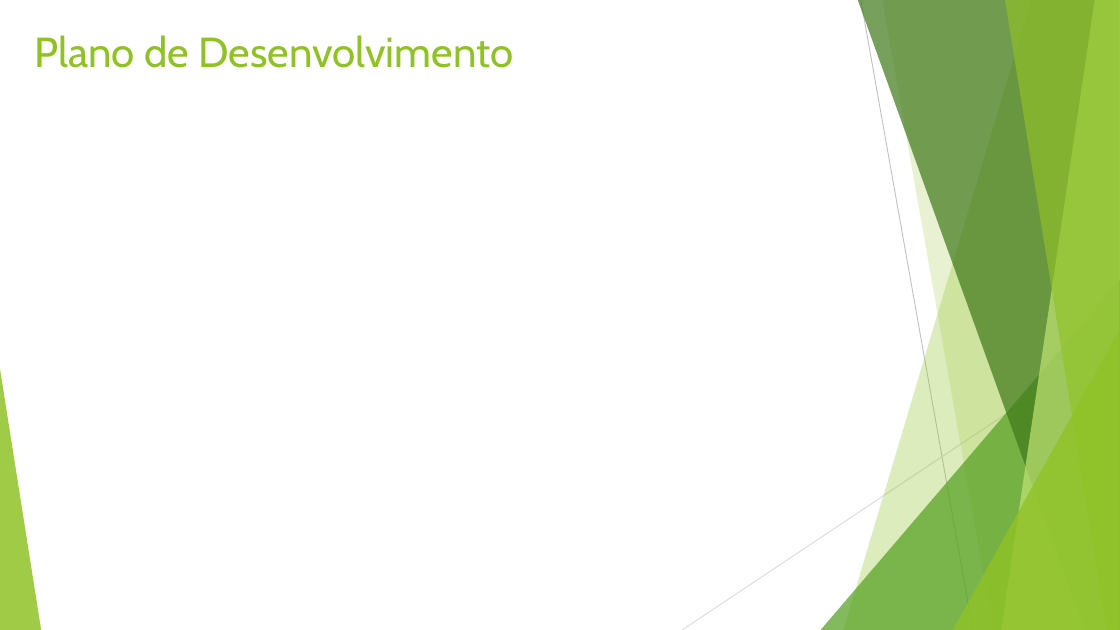
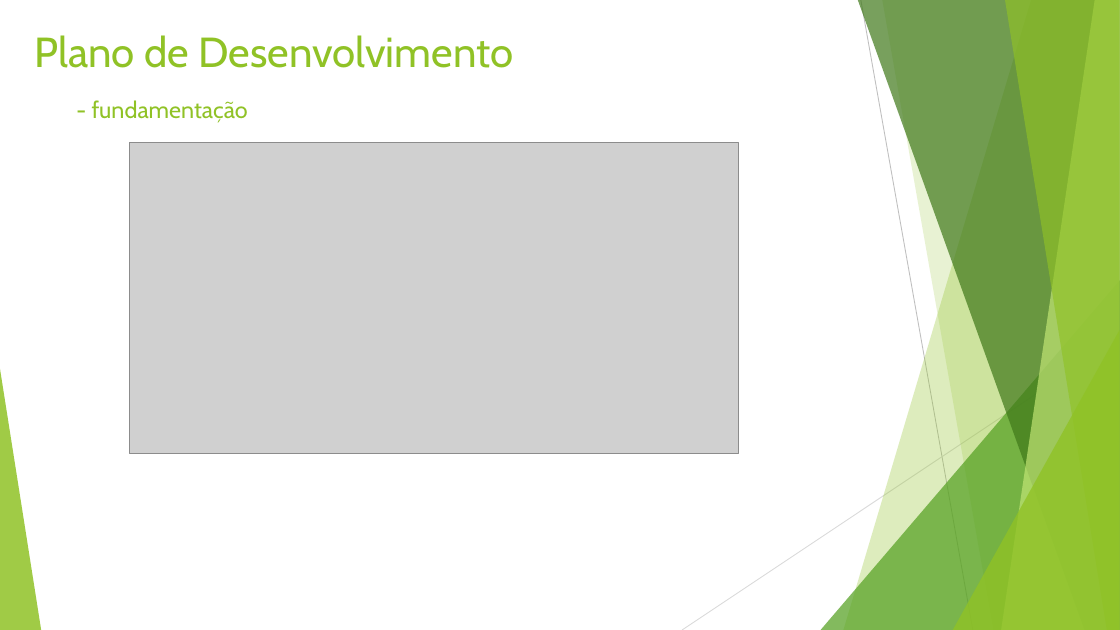
Before and after one commit to vitorjrc/babysitting-system, a slide deck: slide 10 of relatorio/LI4.pptx (slide 12 before the commit). Drawn at 1120x630 pixels with LibreOffice and Linux fonts; fonts in the diff are those of the drawing; grey boxes stand for pictures. Boxes give left, top, right and bottom in pixels: in the first picture for what was removed or moved away, otherwise in the second. Text is boxed around its words. In the diff, an @@ line names an element or a change of style, - is before the commit and + after.

```diff
--- a/relatorio/LI4.pptx
+++ b/relatorio/LI4.pptx
@@ text at [92, 100, 248, 123]: paragraph added @@
+- fundamentação
@@ picture added at [129, 143, 739, 454] @@
```
Also in this commit, not shown: 6 other slides changed, 4 slides added, 4 slides removed.
